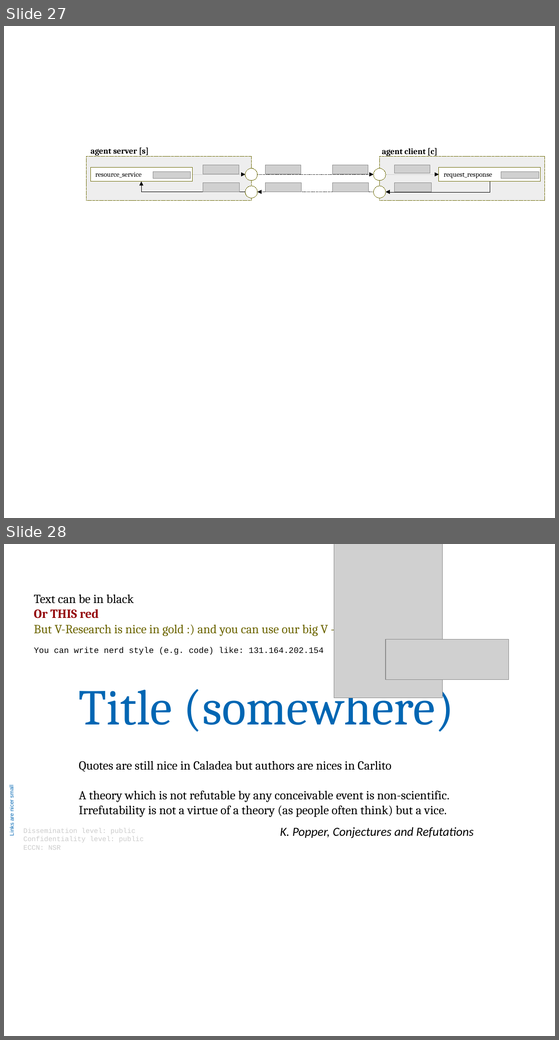
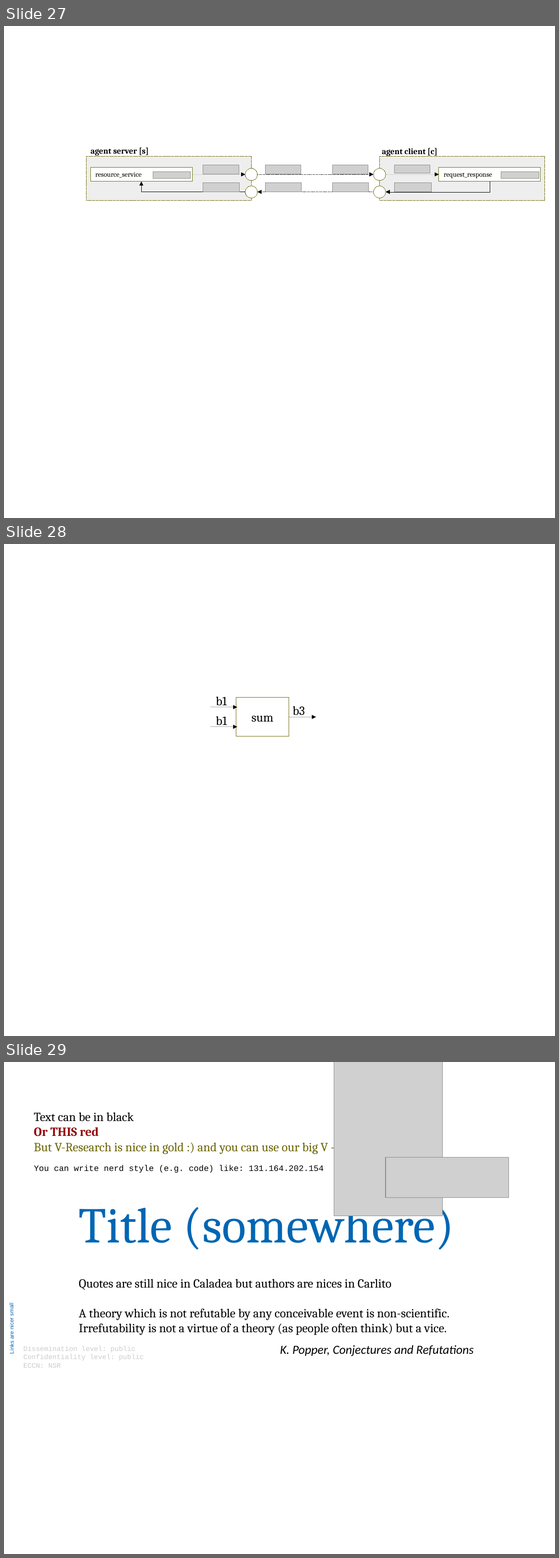
Before and after one commit to v-research/cybersecurity, a slide deck: reports/images/v-research_images_v1.0.odp. Shown one above the other, each under a label of ours: slides 27 and 28 before the commit, slides 27, 28 and 29 after it. The pictures are 559x1040 and 559x1558 pixels, drawn with LibreOffice and Linux fonts; fonts in the diff are those of the drawing; grey boxes stand for pictures; background and template pictures are left out. Boxes give left, top, right and bottom in pixels: in the first picture for what was removed or moved away, otherwise in the second. Text is boxed around its words. In the diff, an @@ line names an element or a change of style, - is before the commit and + after.

```diff
--- a/reports/images/v-research_images_v1.0.odp
+++ b/reports/images/v-research_images_v1.0.odp
@@ slide 28 added at <box>4,544,555,1036</box>, background #FFFFFF @@
@@ text added at <box>216,697,227,707</box>, 18 pt, text #000000 @@
+b1
@@ rectangle added at <box>236,698,289,736</box>, fill #FFFFFF, outline #706E0C 0 pt, 18 pt, text #000000 @@
+sum
@@ arrow added from (210, 707) to (237, 707), #000000 0 pt @@
@@ text added at <box>216,716,227,727</box>, 18 pt, text #000000 @@
+b1
@@ text added at <box>292,706,305,717</box>, 18 pt, text #000000 @@
+b3
@@ arrow added from (210, 727) to (237, 727), #000000 0 pt @@
@@ arrow added from (289, 717) to (316, 717), #000000 0 pt @@
@@ what was slide 28 is now slide 29 @@
```
Also in this commit, not shown: 30 other files.
